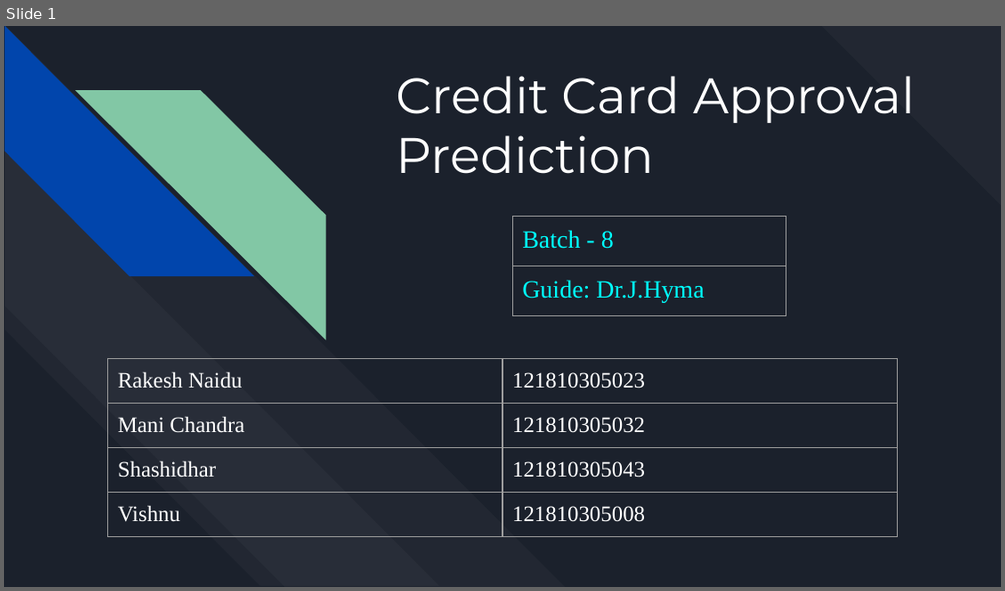
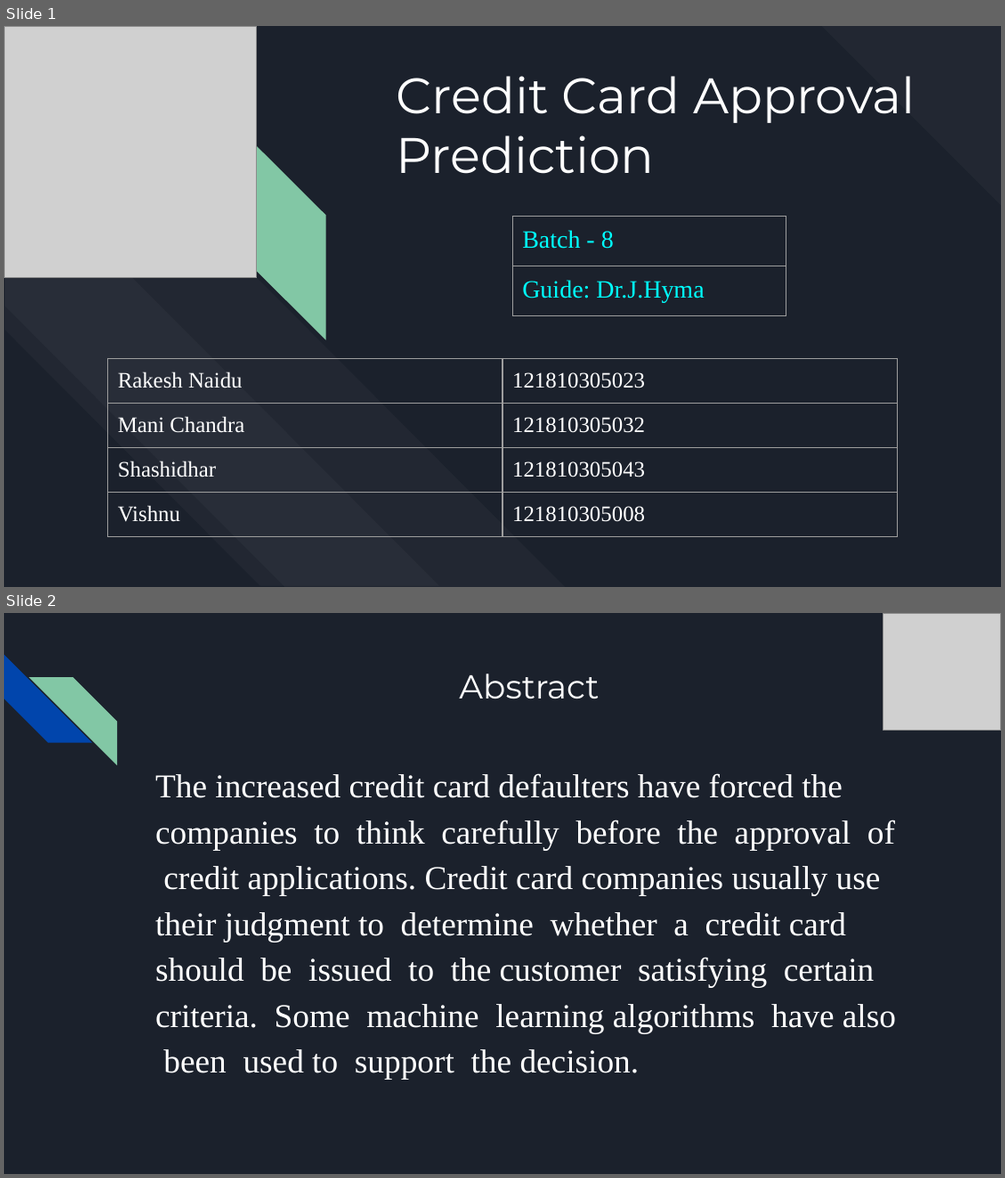
Before and after one commit to Rakesh-Naidu/Credit-card-approval-prediction, a slide deck: Credit Approval Prediction.pptx. Shown one above the other, each under a label of ours: slide 1 before the commit, slides 1 and 2 after it. The pictures are 1005x591 and 1005x1178 pixels, drawn with LibreOffice and Linux fonts; fonts in the diff are those of the drawing; grey boxes stand for pictures. Boxes give left, top, right and bottom in pixels: in the first picture for what was removed or moved away, otherwise in the second. Text is boxed around its words. In the diff, an @@ line names an element or a change of style, - is before the commit and + after.

```diff
--- a/Credit Approval Prediction.pptx
+++ b/Credit Approval Prediction.pptx
@@ slide 2 added at (4,613,1001,1174), background #1B212C @@
@@ picture added at (883,613,1001,730) @@
@@ diag stripe added at (4,655,92,743), fill #0145AC @@
@@ diag stripe added at (29,677,117,764), fill #82C7A5 @@
@@ title added at (459,674,599,698), 24 pt, text #FFFFFF @@
+Abstract
@@ text added at (155,773,896,1079), 24 pt, text #FFFFFF @@
+The increased credit card defaulters have forced the companies to think carefully before the approval of credit applications. Credit card companies usually use their judgment to determine whether a credit card should be issued to the customer satisfying certain criteria. Some machine learning algorithms have also been used to support the decision.
@@ slide 1 changed as well @@
@@ picture added at (4,26,256,278) @@
```
Also in this commit, not shown: 13 other slides changed, 25 other slides added, 4 slides removed, 4 other files.
